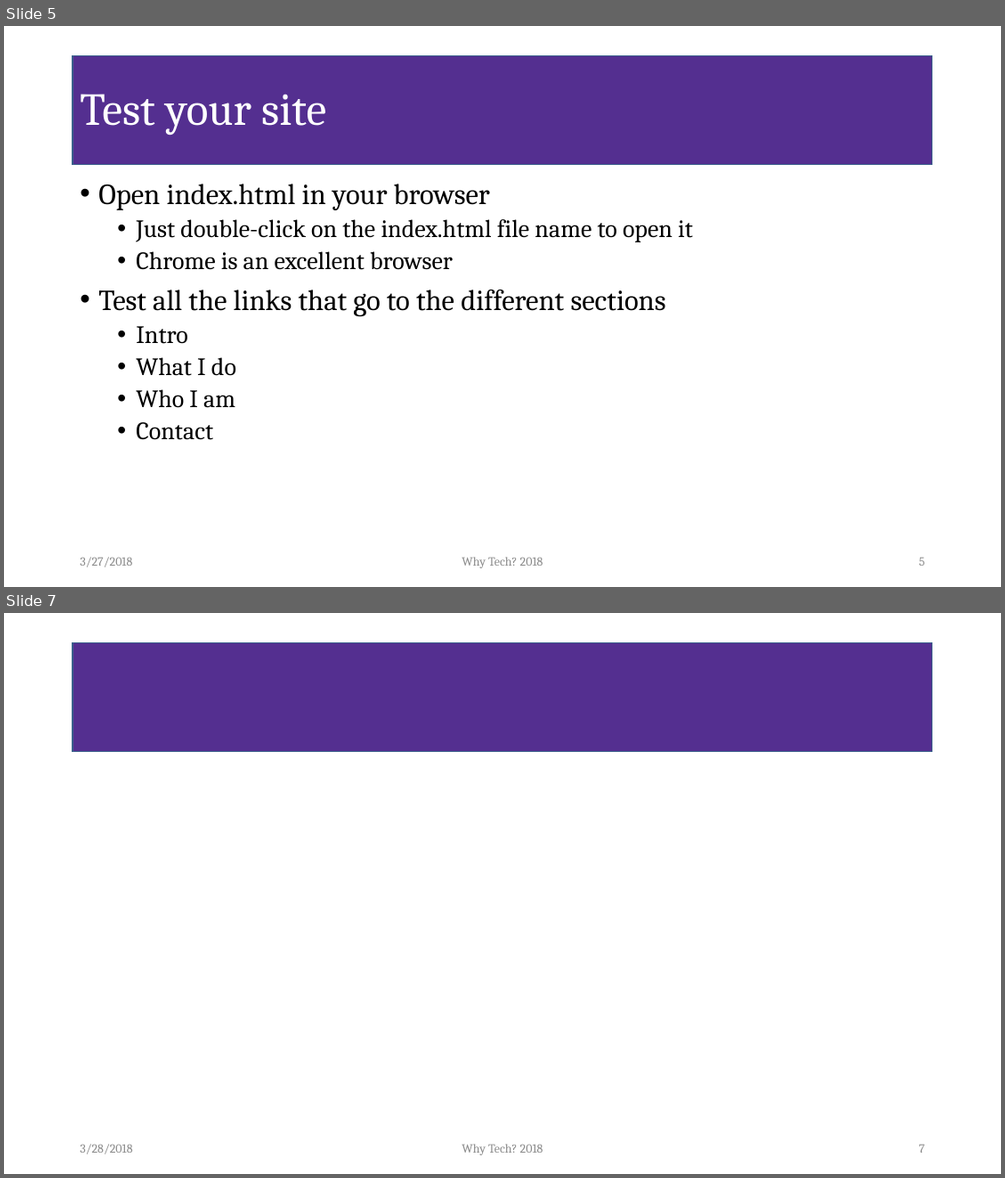
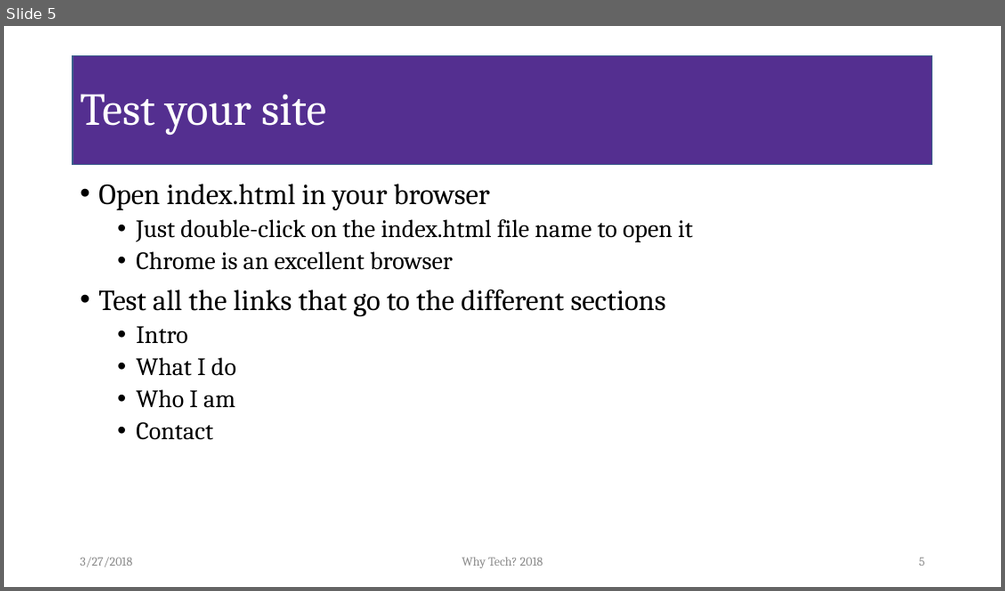
Before and after one commit to beingand/aFit-Website-files, a slide deck: afitWebWorkshop.pptx. Shown one above the other, each under a label of ours: slides 5 and 7 before the commit, slide 5 after it; the slides between them are not shown. The pictures are 1005x1178 and 1005x591 pixels, drawn with LibreOffice and Linux fonts; fonts in the diff are those of the drawing; background and template pictures are left out. Boxes give left, top, right and bottom in pixels: in the first picture for what was removed or moved away, otherwise in the second. Text is boxed around its words. In the diff, an @@ line names an element or a change of style, - is before the commit and + after.

```diff
--- a/afitWebWorkshop.pptx
+++ b/afitWebWorkshop.pptx
@@ slide 7 removed at bbox=[4, 613, 1001, 1174], background #FFFFFF; not listed: 1 template element that a slide beside it also shows @@
@@ text removed at bbox=[80, 1143, 132, 1154] @@
-3/28/2018
@@ text removed at bbox=[461, 1143, 543, 1155] @@
-Why Tech? 2018
@@ page number removed at bbox=[919, 1143, 925, 1152] @@
-7
```
Also in this commit, not shown: 2 slides changed.
